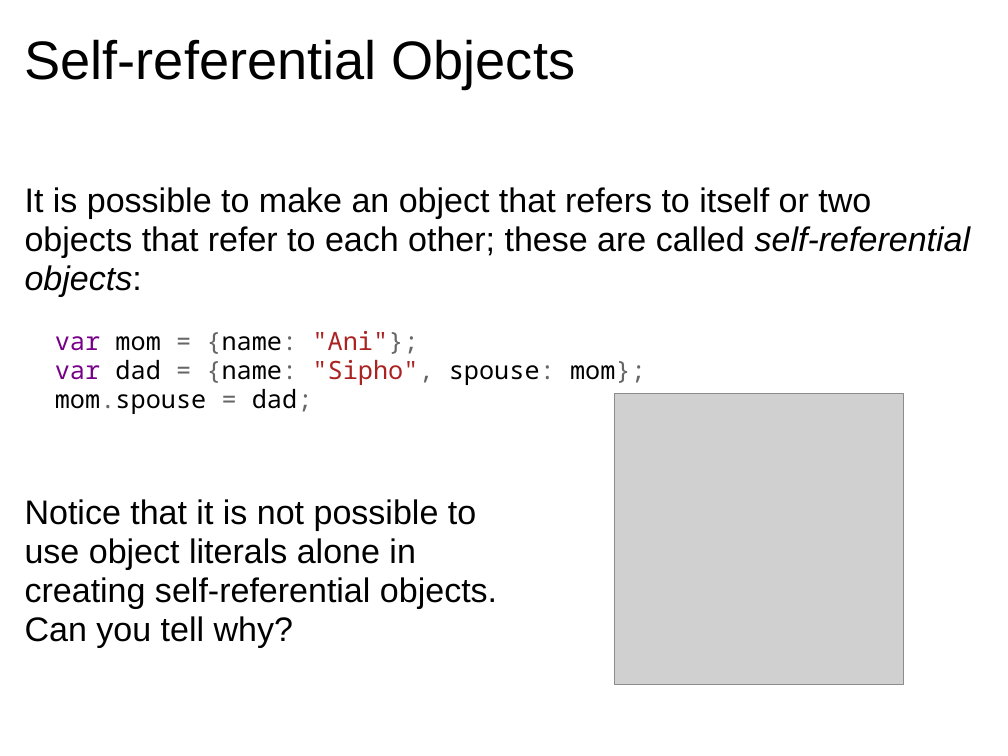
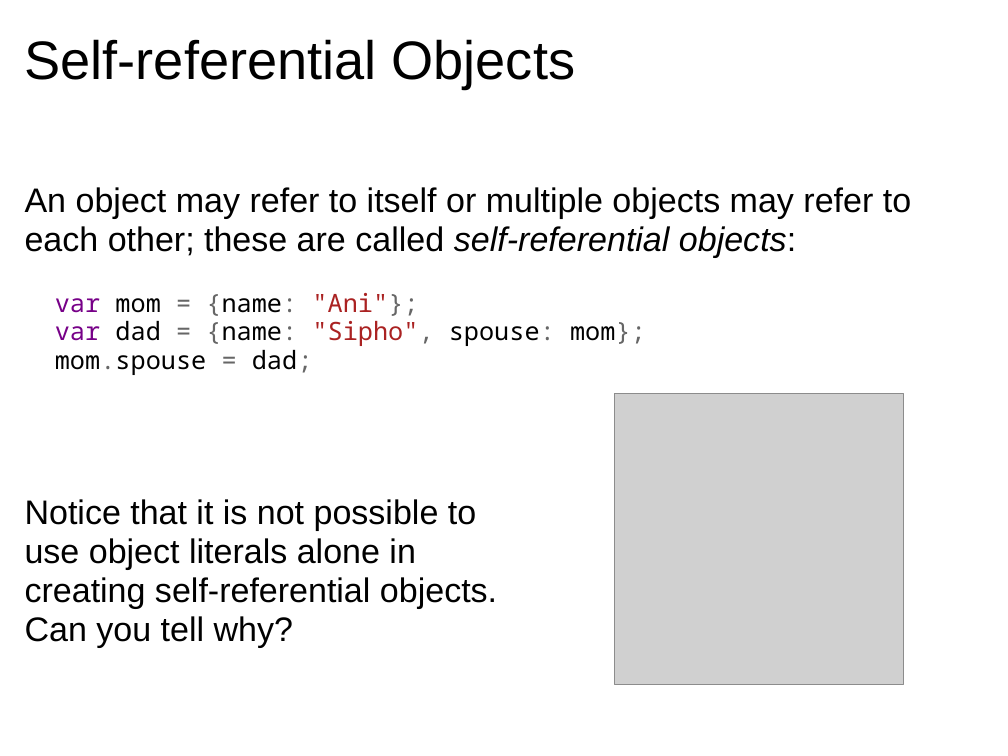
Before and after one commit to dondi/javascript-book, a slide deck: slide 28 of presentations/Chapter_3_Presentation.ppt (slide 27 before the commit). Drawn at 1008x756 pixels with LibreOffice and Linux fonts; fonts in the diff are those of the drawing; grey boxes stand for pictures; background and template pictures are left out. Boxes give left, top, right and bottom in pixels: in the first picture for what was removed or moved away, otherwise in the second. Text is boxed around its words. In the diff, an @@ line names an element or a change of style, - is before the commit and + after.

```diff
--- a/presentations/Chapter_3_Presentation.ppt
+++ b/presentations/Chapter_3_Presentation.ppt
@@ text at (25,187,911,257): text changed @@
-It is possible to make an object that refers to itself or two objects that refer to each other; these are called self-referential objects:
+An object may refer to itself or multiple objects may refer to each other; these are called self-referential objects:
```
Also in this commit, not shown: 3 other slides changed, 1 slide added.
